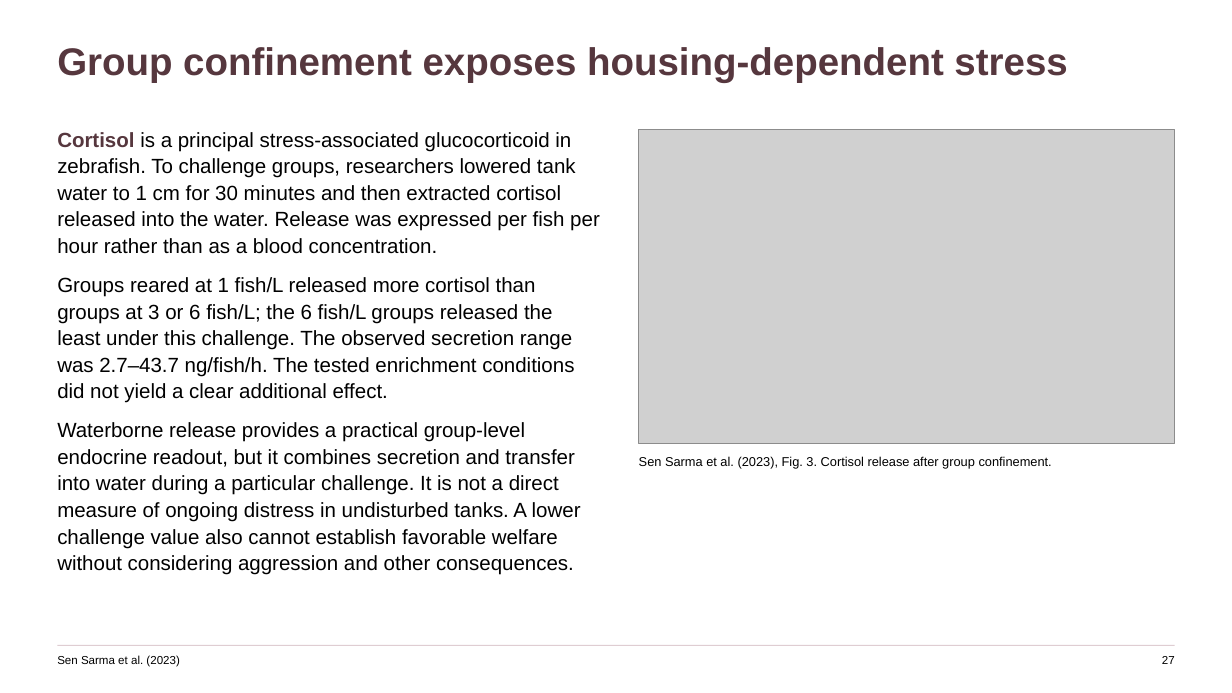
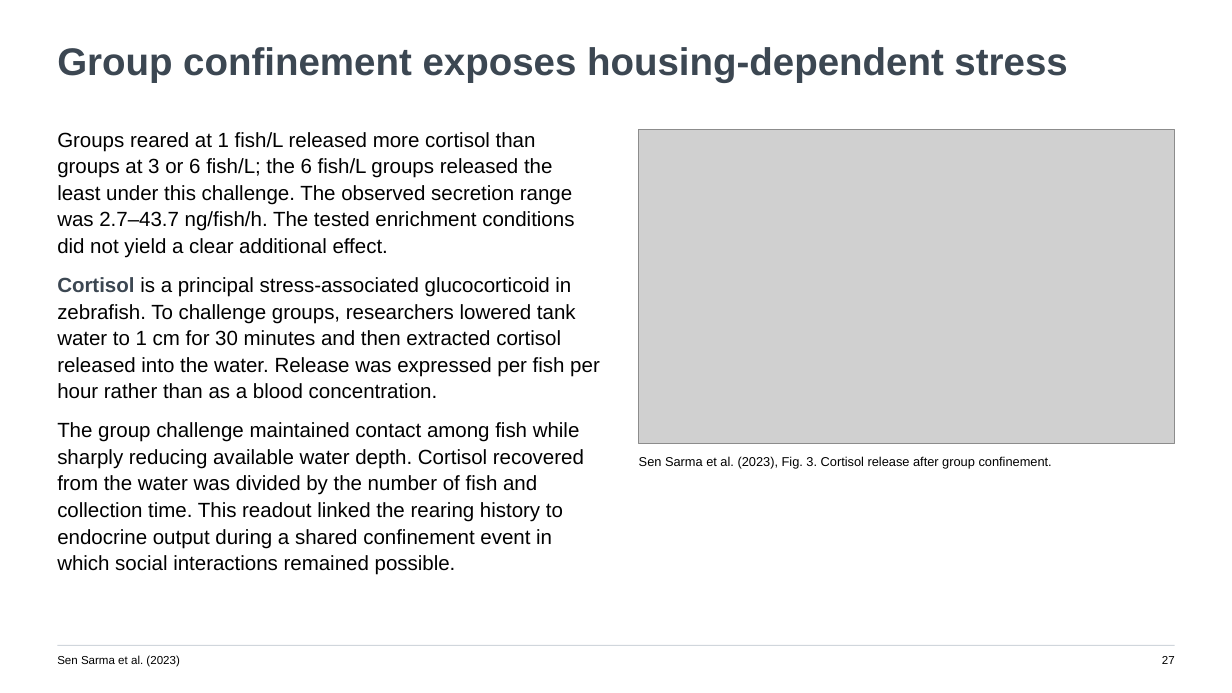
Before and after one commit to jordanxxlopez/NEUROETHOLOGY, a slide deck: slide 27 of lectures/L53/Neuroethology_Lecture53_FA2026.pptx. Drawn at 1232x693 pixels with LibreOffice and Linux fonts; fonts in the diff are those of the drawing; grey boxes stand for pictures. Boxes give left, top, right and bottom in pixels: in the first picture for what was removed or moved away, otherwise in the second. Text is boxed around its words. In the diff, an @@ line names an element or a change of style, - is before the commit and + after.

Commit message:
Revise Lecture 53 with teaching-focused paragraphs and new theme

```diff
--- a/lectures/L53/Neuroethology_Lecture53_FA2026.pptx
+++ b/lectures/L53/Neuroethology_Lecture53_FA2026.pptx
@@ text "Group confinement exposes housing-dependent stress" at (57,47,1067,83): text colour #56373E to #3C4752 @@
@@ text at (57,132,574,258): paragraph added @@
+Groups reared at 1 fish/L released more cortisol than groups at 3 or 6 fish/L; the 6 fish/L groups released the least under this challenge. The observed secretion range was 2.7–43.7 ng/fish/h. The tested enrichment conditions did not yield a clear additional effect.
@@ text at (57,277,600,399): text colour #56373E to #3C4752 in "Cortisol" @@
@@ text at (57,422,584,575): text changed @@
-Groups reared at 1 fish/L released more cortisol than groups at 3 or 6 fish/L; the 6 fish/L groups released the least under this challenge. The observed secretion range was 2.7–43.7 ng/fish/h. The tested enrichment conditions did not yield a clear additional effect.
-Waterborne release provides a practical group-level endocrine readout, but it combines secretion and transfer into water during a particular challenge. It is not a direct measure of ongoing distress in undisturbed tanks. A lower challenge value also cannot establish favorable welfare without considering aggression and other consequences.
+The group challenge maintained contact among fish while sharply reducing available water depth. Cortisol recovered from the water was divided by the number of fish and collection time. This readout linked the rearing history to endocrine output during a shared confinement event in which social interactions remained possible.
@@ rectangle at (57,645,1175,646): fill #DFCDD2 to #D0D6DC @@
```
Also in this commit, not shown: 45 other slides changed, 7 other files.
